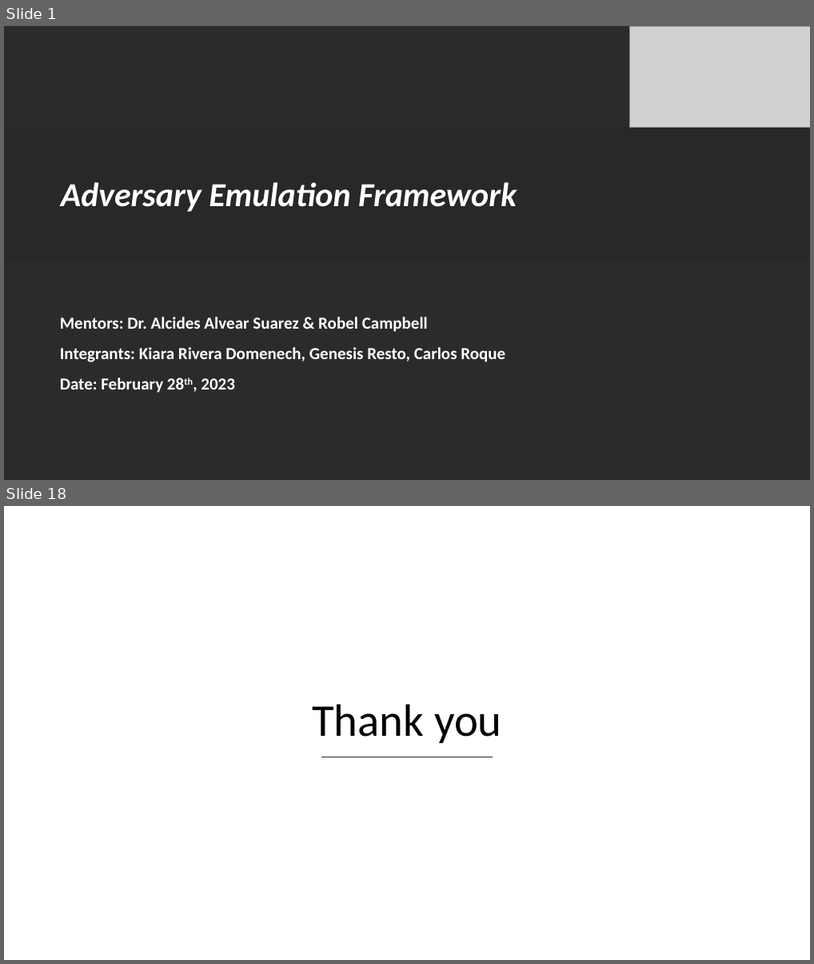
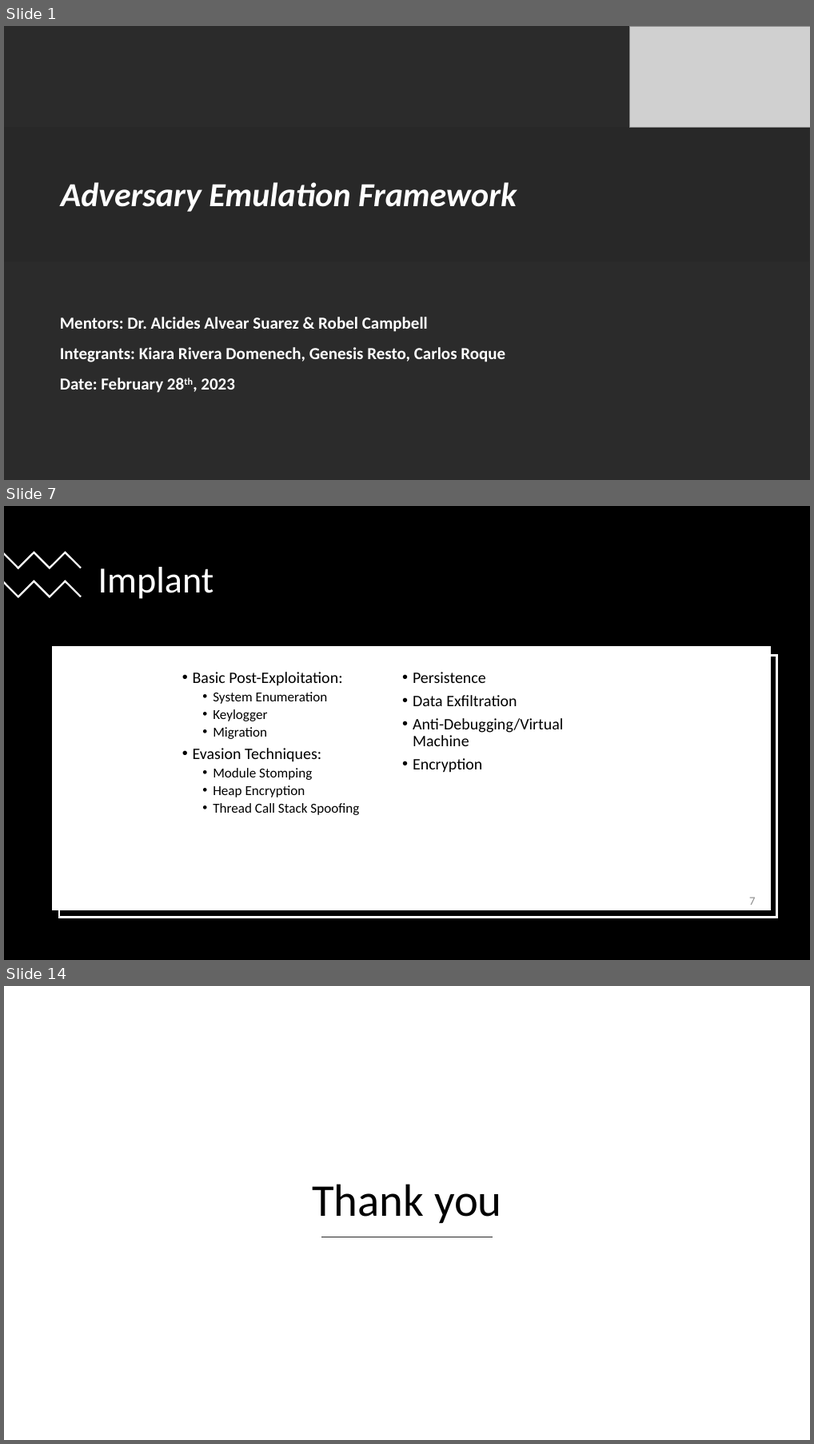
Before and after one commit to racoten/Capstone, a slide deck: Design/Capstone Final Presentation.pptx. Shown one above the other, each under a label of ours: slides 1 and 18 before the commit, slides 1, 7 and 14 after it; the slides between them are not shown. The pictures are 814x964 and 814x1444 pixels, drawn with LibreOffice and Linux fonts; fonts in the diff are those of the drawing; grey boxes stand for pictures; background and template pictures are left out; a plain dark background stands for a picture behind light text. Boxes give left, top, right and bottom in pixels: in the first picture for what was removed or moved away, otherwise in the second. Text is boxed around its words. In the diff, an @@ line names an element or a change of style, - is before the commit and + after.

```diff
--- a/Design/Capstone Final Presentation.pptx
+++ b/Design/Capstone Final Presentation.pptx
@@ slide 7 added at box(4, 506, 810, 960), background #FFFFFF @@
@@ rectangle added at box(4, 506, 810, 960), fill #000000 @@
@@ freeform shape added at box(4, 551, 82, 569), fill #FFFFFF @@
@@ title added at box(98, 567, 214, 599), 44 pt, text #FFFFFF @@
+Implant
@@ freeform shape added at box(4, 580, 82, 598), fill #FFFFFF @@
@@ rectangle added at box(52, 646, 770, 909), fill #FFFFFF, outline #FFFFFF 2.25 pt @@
@@ rectangle added at box(60, 656, 778, 917), fill #000000, outline #FFFFFF 2.25 pt @@
@@ text added at box(193, 672, 359, 815), 16.3 pt, text #000000 @@
+• Basic Post-Exploitation:
+  • System Enumeration
+  • Keylogger
+  • Migration
+• Evasion Techniques:
+  • Module Stomping
+  • Heap Encryption
+  • Thread Call Stack Spoofing
@@ text added at box(413, 672, 563, 772), 19 pt, text #000000 @@
+• Persistence
+• Data Exfiltration
+• Anti-Debugging/Virtual Machine
+• Encryption
@@ page number added at box(750, 896, 755, 904), 14 pt, text #8C8C8C @@
+7
@@ what was slide 18 is now slide 14 @@
```
Also in this commit, not shown: 5 slides changed, 6 other slides added, 11 slides removed, 7 other files.
